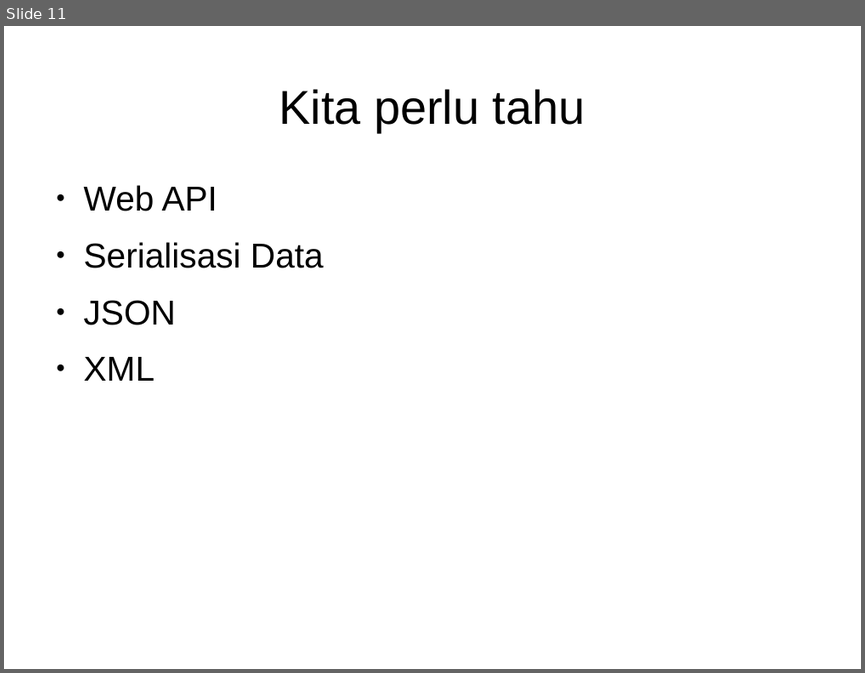
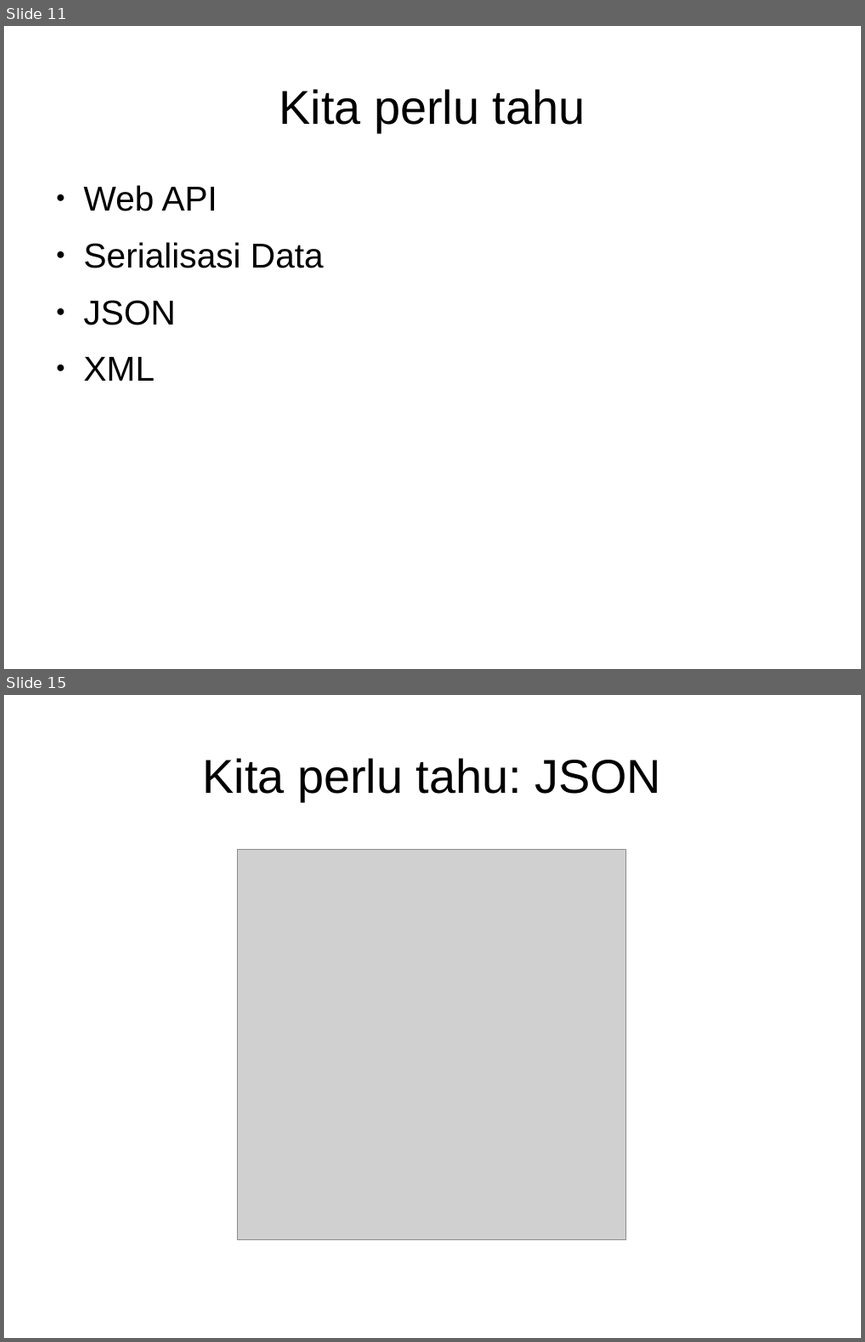
Before and after one commit to muhammadghazali/ghanoz-json-skripsi, a slide deck: slide-presentasi/presentasi-tugas-akhir.odp. Shown one above the other, each under a label of ours: slide 11 before the commit, slides 11 and 15 after it; the slides between them are not shown. The pictures are 865x673 and 865x1342 pixels, drawn with LibreOffice and Linux fonts; fonts in the diff are those of the drawing; grey boxes stand for pictures. Boxes give left, top, right and bottom in pixels: in the first picture for what was removed or moved away, otherwise in the second. Text is boxed around its words. In the diff, an @@ line names an element or a change of style, - is before the commit and + after.

```diff
--- a/slide-presentasi/presentasi-tugas-akhir.odp
+++ b/slide-presentasi/presentasi-tugas-akhir.odp
@@ slide 15 added at (x1=4, y1=695, x2=861, y2=1338), background #FFFFFF @@
@@ title added at (x1=202, y1=758, x2=661, y2=801), 44 pt, text #000000 @@
+Kita perlu tahu: JSON
@@ picture added at (x1=237, y1=850, x2=626, y2=1239) @@
```
Also in this commit, not shown: 30 other slides added, 26 other files.
